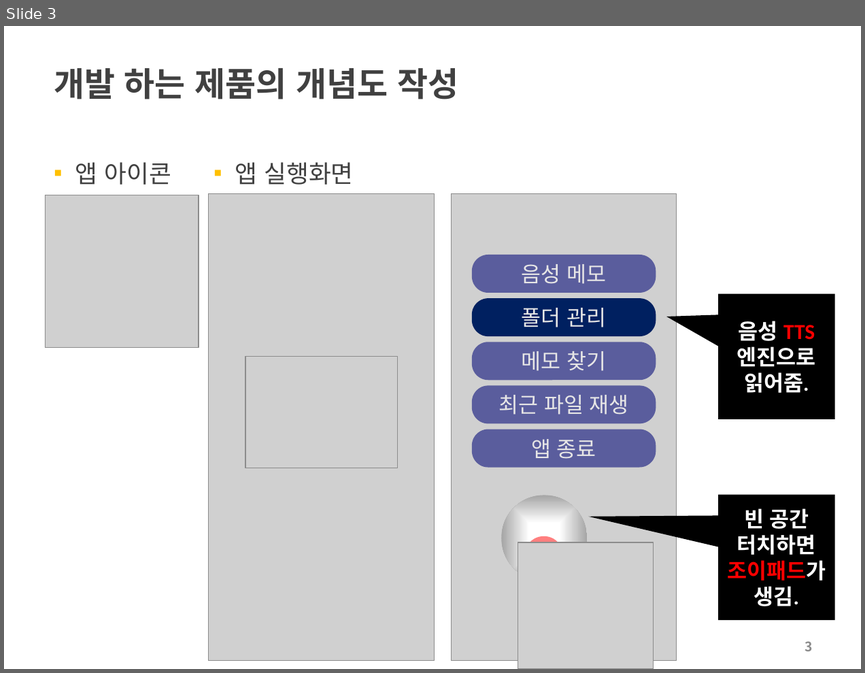
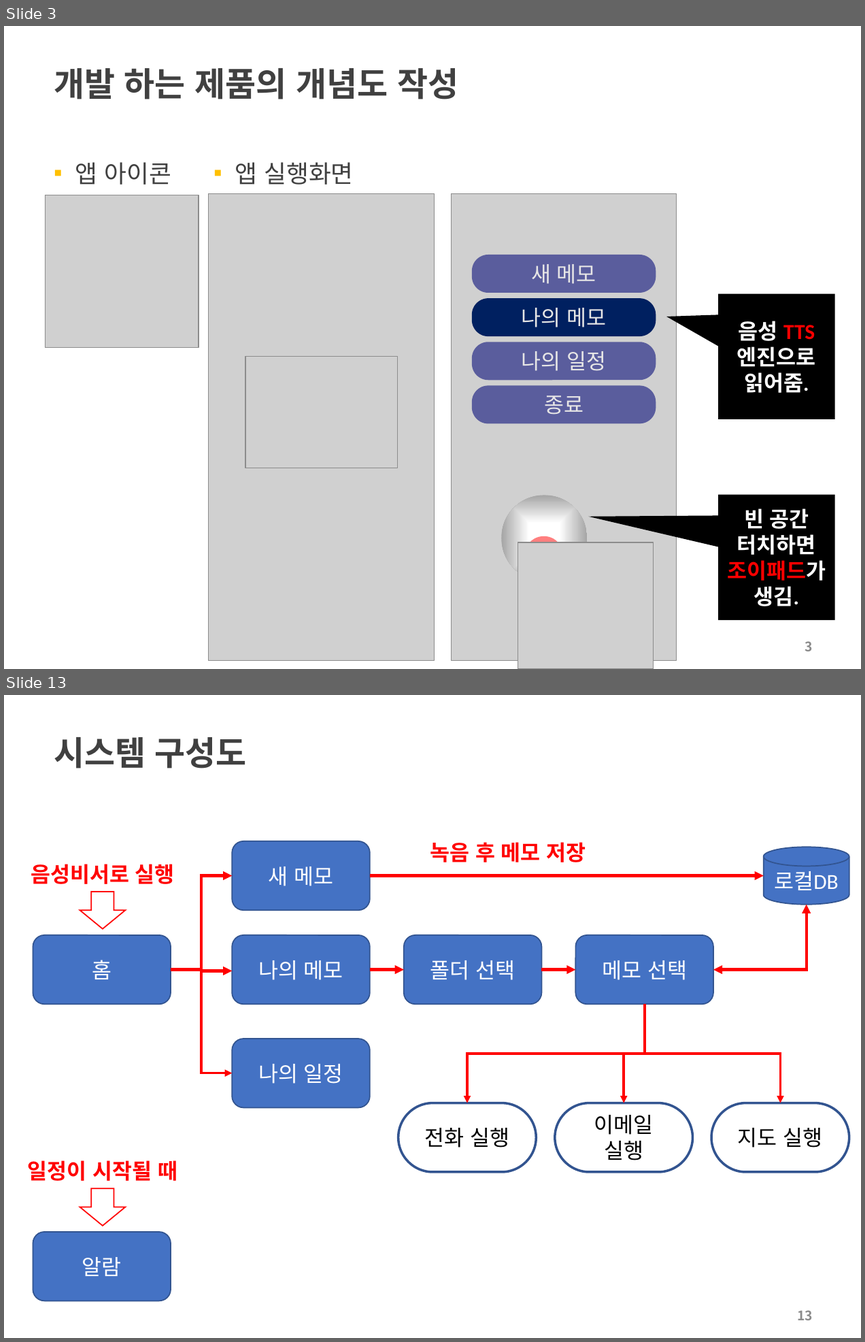
Before and after one commit to choisinho/capstone1, a slide deck: 2022-2-PreCapstoneDesign-최종보고서.pptx. Shown one above the other, each under a label of ours: slide 3 before the commit, slides 3 and 13 after it; the slides between them are not shown. The pictures are 865x673 and 865x1342 pixels, drawn with LibreOffice and Linux fonts; fonts in the diff are those of the drawing; grey boxes stand for pictures; background and template pictures are left out. Boxes give left, top, right and bottom in pixels: in the first picture for what was removed or moved away, otherwise in the second. Text is boxed around its words. In the diff, an @@ line names an element or a change of style, - is before the commit and + after.

```diff
--- a/2022-2-PreCapstoneDesign-최종보고서.pptx
+++ b/2022-2-PreCapstoneDesign-최종보고서.pptx
@@ slide 13 added at <box>4,695,861,1338</box>, background #FFFFFF @@
@@ title added at <box>54,737,247,768</box>, 28 pt, text #404040, bold @@
+시스템 구성도
@@ rounded rectangle added at <box>232,841,370,910</box>, fill #4472C4, outline #325491 1 pt, 18 pt, text #FFFFFF @@
+새 메모
@@ text added at <box>430,842,586,862</box>, 18 pt, text #FF0000, bold @@
+녹음 후 메모 저장
@@ cylinder added at <box>763,847,849,904</box>, fill #4472C4, outline #325491 1 pt, 18 pt, text #FFFFFF @@
+로컬DB
@@ text added at <box>31,864,175,884</box>, 18 pt, text #FF0000, bold @@
+음성비서로 실행
@@ elbow arrow added from (171, 969) to (232, 876), #FF0000 2.5 pt @@
@@ arrow added from (370, 876) to (763, 876), #FF0000 2.5 pt @@
@@ down arrow added at <box>80,892,126,928</box>, outline #FF0000 1 pt @@
@@ elbow double arrow added from (713, 969) to (806, 904), #FF0000 2.5 pt @@
@@ rounded rectangle added at <box>33,935,171,1004</box>, fill #4472C4, outline #325491 1 pt, 18 pt, text #FFFFFF @@
+홈
@@ rounded rectangle added at <box>232,935,370,1004</box>, fill #4472C4, outline #325491 1 pt, 18 pt, text #FFFFFF @@
+나의 메모
@@ rounded rectangle added at <box>404,935,542,1004</box>, fill #4472C4, outline #325491 1 pt, 18 pt, text #FFFFFF @@
+폴더 선택
@@ rounded rectangle added at <box>575,935,713,1004</box>, fill #4472C4, outline #325491 1 pt, 18 pt, text #FFFFFF @@
+메모 선택
@@ elbow arrow added from (171, 969) to (232, 971), #FF0000 2.5 pt @@
@@ elbow arrow added from (171, 969) to (232, 1073), #FF0000 2 pt @@
@@ arrow added from (370, 969) to (404, 969), #FF0000 2.5 pt @@
@@ arrow added from (541, 969) to (575, 969), #FF0000 2.5 pt @@
@@ elbow arrow added from (644, 1004) to (468, 1103), #FF0000 2 pt @@
@@ elbow arrow added from (644, 1004) to (623, 1103), #FF0000 2 pt @@
@@ elbow arrow added from (644, 1004) to (781, 1103), #FF0000 2 pt @@
@@ rounded rectangle added at <box>232,1038,370,1107</box>, fill #4472C4, outline #325491 1 pt, 18 pt, text #FFFFFF @@
+나의 일정
@@ rounded rectangle added at <box>398,1103,536,1172</box>, outline #325491 2 pt, 18 pt, text #000000 @@
+전화 실행
@@ rounded rectangle added at <box>555,1103,693,1172</box>, outline #325491 2 pt, 18 pt, text #000000 @@
+이메일 실행
@@ rounded rectangle added at <box>711,1103,849,1172</box>, outline #325491 2 pt, 18 pt, text #000000 @@
+지도 실행
@@ text added at <box>28,1160,177,1181</box>, 18 pt, text #FF0000, bold @@
+일정이 시작될 때
@@ down arrow added at <box>80,1189,126,1225</box>, outline #FF0000 1 pt @@
@@ rounded rectangle added at <box>33,1232,171,1300</box>, fill #4472C4, outline #325491 1 pt, 18 pt, text #FFFFFF @@
+알람
@@ page number added at <box>797,1310,813,1320</box>, 11 pt, text #8C8C8C, bold @@
+13
@@ slide 3 changed as well @@
@@ text in rounded rectangle at <box>531,264,596,284</box>: text changed @@
-음성 메모
+새 메모
@@ text in rounded rectangle at <box>521,308,606,327</box>: text changed @@
-폴더 관리
+나의 메모
@@ text in rounded rectangle at <box>521,351,606,371</box>: text changed @@
-메모 찾기
+나의 일정
@@ text in rounded rectangle at <box>544,395,583,414</box>: text changed @@
-최근 파일 재생
+종료
@@ rounded rectangle removed at <box>472,429,656,467</box> @@
-앱 종료
```
Also in this commit, not shown: 2 other slides changed, 9 other slides added, 2 slides removed, 1 other file.
